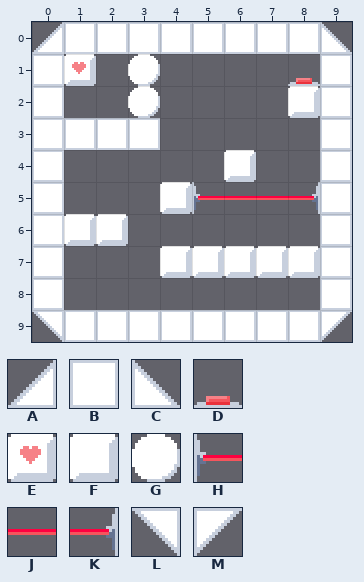
Two states of a Tiled map (JSON), public/assets/images/map/map.json. That is the earlier state.
Cells are 16x16 px. Shown: x 0..9, y 0..9.
Key: from "map": A 0, B 1, C 2, D 3, E 4, F 5, G 6, H 13, J 14, K 15, L 16, M 18.
_ is an empty cell.
Layer "terrain" before, first column x 0:
 0 ABBBBBBBBC
 1 BE_G____DB
 2 B__G____FB
 3 BBBB_____B
 4 B_____F__B
 5 B___FHJJKB
 6 BFF______B
 7 B___FFFFFB
 8 B________B
 9 LBBBBBBBBM
And afterwards:
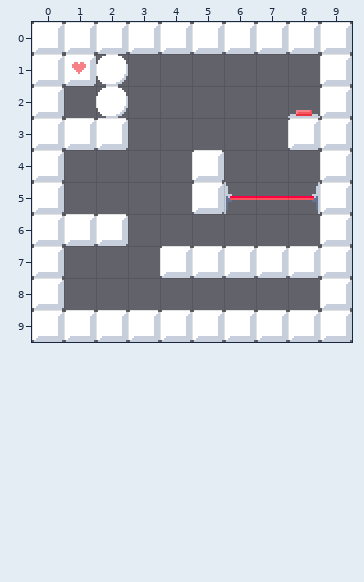
Difference:
{"where": "layer \"terrain\""}
{"y":0,"x":0,"old":"ABBBBBBBBC","new":"FFFFFFFFFF"}
{"y":1,"x":0,"old":"B","new":"F"}
{"y":1,"x":2,"old":"_G","new":"G_"}
{"y":1,"x":8,"old":"DB","new":"_F"}
{"y":2,"x":0,"old":"B","new":"F"}
{"y":2,"x":2,"old":"_G","new":"G_"}
{"y":2,"x":8,"old":"FB","new":"DF"}
{"y":3,"x":0,"old":"BBBB","new":"FFF_"}
{"y":3,"x":8,"old":"_B","new":"FF"}
{"y":4,"x":0,"old":"B","new":"F"}
{"y":4,"x":5,"old":"_F","new":"F_"}
{"y":4,"x":9,"old":"B","new":"F"}
{"y":5,"x":0,"old":"B","new":"F"}
{"y":5,"x":4,"old":"FHJ","new":"_FH"}
{"y":5,"x":9,"old":"B","new":"F"}
{"y":6,"x":0,"old":"B","new":"F"}
{"y":6,"x":9,"old":"B","new":"F"}
{"y":7,"x":0,"old":"B","new":"F"}
{"y":7,"x":9,"old":"B","new":"F"}
{"y":8,"x":0,"old":"B","new":"F"}
{"y":8,"x":9,"old":"B","new":"F"}
{"y":9,"x":0,"old":"LBBBBBBBBM","new":"FFFFFFFFFF"}
{"label":"changed","picture_box":[32,22,352,342]}
